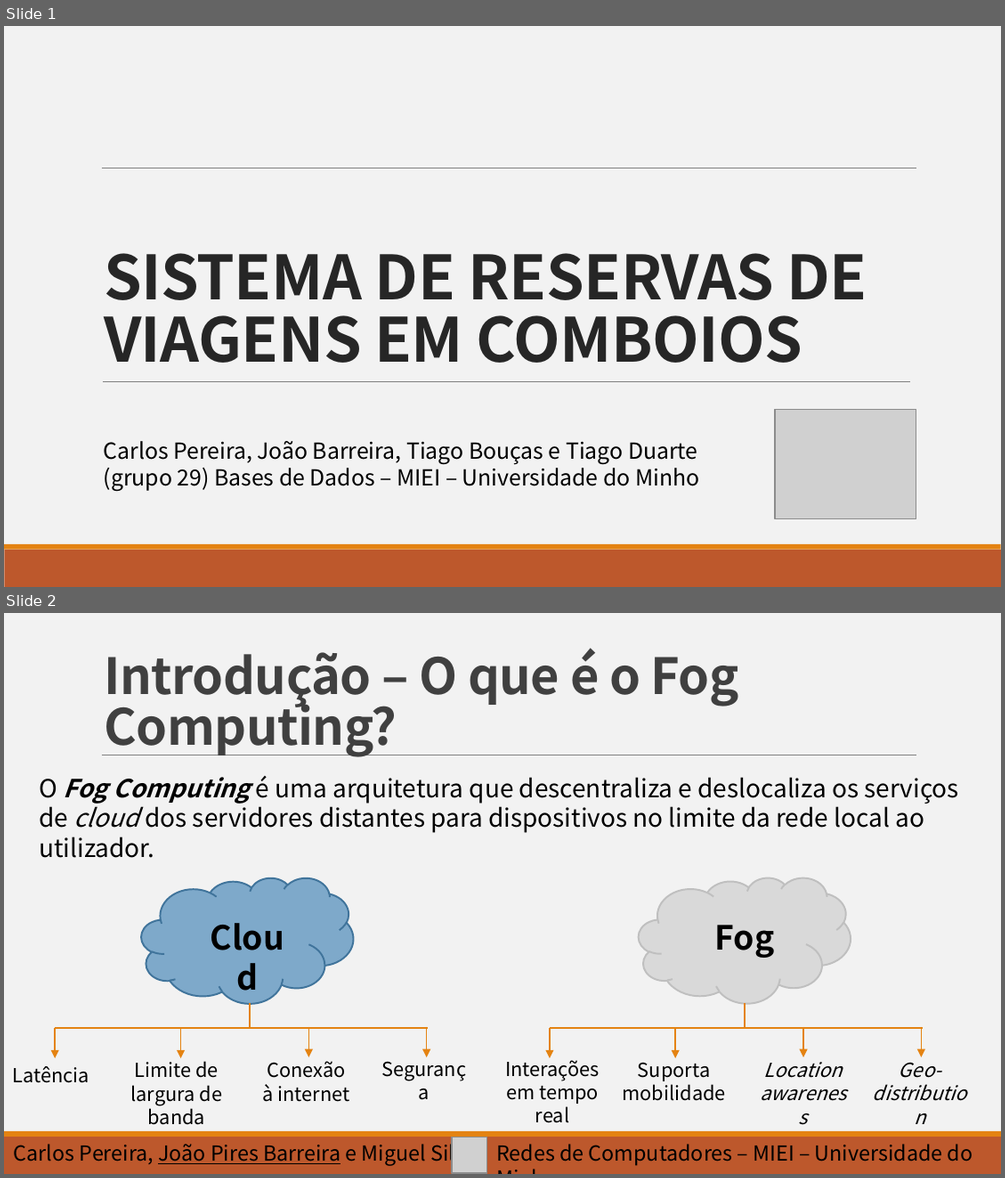
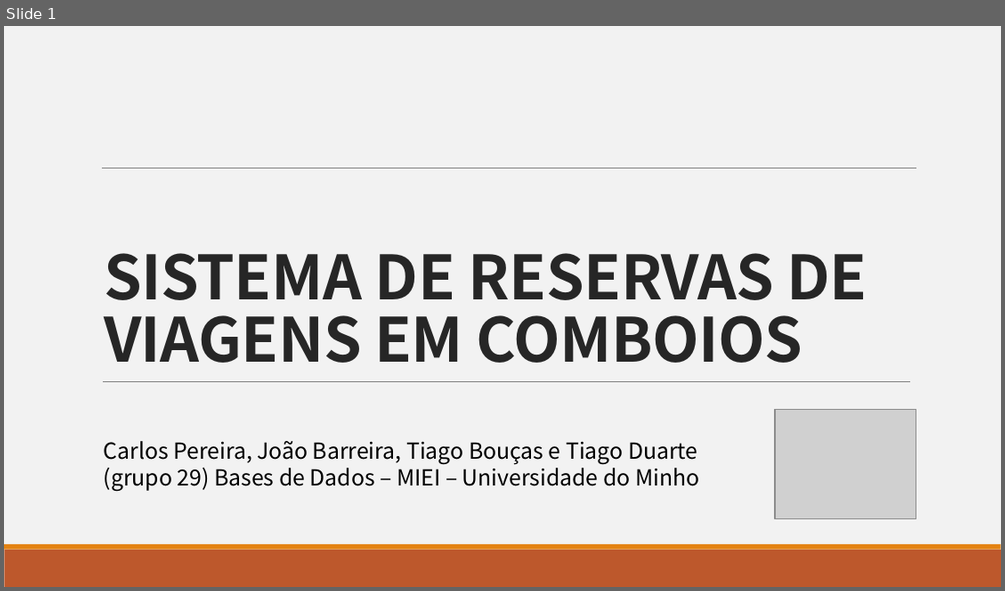
Before and after one commit to barreira/bd-1617, a slide deck: Slides.pptx. Shown one above the other, each under a label of ours: slides 1 and 2 before the commit, slide 1 after it. The pictures are 1005x1178 and 1005x591 pixels, drawn with LibreOffice and Linux fonts; fonts in the diff are those of the drawing; grey boxes stand for pictures. Boxes give left, top, right and bottom in pixels: in the first picture for what was removed or moved away, otherwise in the second. Text is boxed around its words. In the diff, an @@ line names an element or a change of style, - is before the commit and + after.

```diff
--- a/Slides.pptx
+++ b/Slides.pptx
@@ slide 2 removed at [4, 613, 1001, 1174], background #F2F2F2; not listed: 3 template elements that a slide beside it also shows @@
@@ title removed at [105, 648, 739, 757] @@
-Introdução – O que é o Fog Computing?
@@ text removed at [39, 776, 959, 833] @@
-O Fog Computing é uma arquitetura que descentraliza e deslocaliza os serviços de cloud dos servidores distantes para dispositivos no limite da rede local ao utilizador.
@@ cloud removed at [142, 878, 354, 1004] @@
@@ cloud removed at [638, 877, 850, 1003] @@
@@ text removed at [193, 912, 302, 962] @@
-Cloud
@@ text removed at [715, 925, 775, 957] @@
-Fog
@@ line removed from (251, 1003) to (251, 1027) @@
@@ line removed from (744, 1003) to (744, 1027) @@
@@ line removed from (55, 1028) to (428, 1028) @@
@@ arrow removed from (55, 1028) to (55, 1058) @@
@@ arrow removed from (180, 1028) to (180, 1058) @@
@@ arrow removed from (309, 1027) to (309, 1058) @@
@@ arrow removed from (427, 1027) to (427, 1058) @@
@@ line removed from (550, 1028) to (922, 1028) @@
@@ arrow removed from (550, 1028) to (550, 1058) @@
@@ arrow removed from (675, 1028) to (675, 1058) @@
@@ arrow removed from (803, 1027) to (803, 1058) @@
@@ arrow removed from (921, 1027) to (921, 1058) @@
@@ text removed at [13, 1066, 89, 1083] @@
-Latência
@@ text removed at [130, 1061, 223, 1125] @@
-Limite de largura de banda
@@ text removed at [262, 1061, 349, 1102] @@
-Conexão à internet
@@ text removed at [369, 1053, 478, 1086] @@
-Segurança
@@ text removed at [505, 1056, 599, 1123] @@
-Interações em tempo real
@@ text removed at [622, 1057, 725, 1101] @@
-Suporta mobilidade
@@ text removed at [764, 1056, 842, 1078] @@
-Location awareness
@@ text removed at [898, 1056, 941, 1078] @@
-Geo-distribution
@@ text removed at [14, 1139, 477, 1166] @@
-Carlos Pereira, João Pires Barreira e Miguel Silva
@@ picture removed at [452, 1136, 486, 1172] @@
@@ text removed at [496, 1143, 973, 1166] @@
-Redes de Computadores – MIEI – Universidade do Minho
```
Also in this commit, not shown: 8 slides added.
